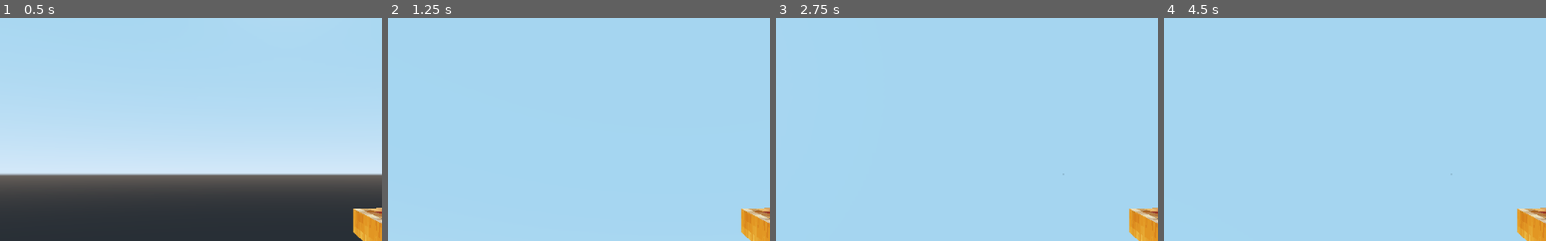
Above: before the commit, frames 1-4 (left to right).
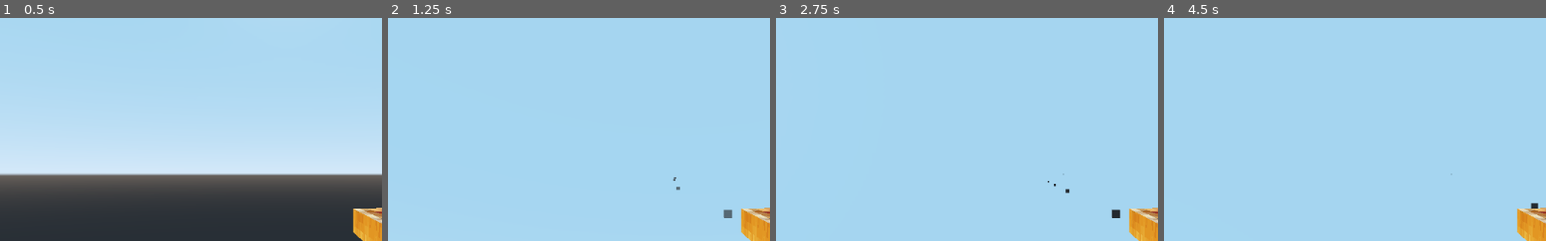
Above: after the commit, the same moments.

Repository: piotr-rudnik/spookt
Game: Godot game, scene res://scenes/main_scene.tscn
The game is run twice, just before and just after one commit, with the same random seed, the same clock (stepped at 60 frames per second) and the same inputs.
Inputs (mouse positions are % of the whole screen's width and height, from its top left):
- Up to frame 1 (0.5 s): no input
- Up to frame 2 (1.25 s): tap Enter at 0.5 s; move the mouse to (72, 45) at 0.52 s; press the mouse at (72, 45) at 0.53 s; hold D (ui_right) from 0.53 s (still down)
- Up to frame 3 (2.75 s): tap Space at 1.25 s; move the mouse to (30, 55) at 1.27 s; release D (ui_right) at 1.28 s; release the mouse at (30, 55) at 1.28 s; hold S (ui_down) 1.28-2.03 s; click (30, 55) at 1.35 s; move the mouse to (60, 28) at 2.02 s; press the mouse at (60, 28) at 2.03 s; hold D (ui_right) from 2.03 s (still down)
- Up to frame 4 (4.5 s): tap Enter at 2.75 s; move the mouse to (45, 70) at 2.77 s; release D (ui_right) at 2.78 s; release the mouse at (45, 70) at 2.78 s; hold W (ui_up) 2.78-3.53 s; click (45, 70) at 2.85 s; tap Space at 3.5 s; move the mouse to (80, 65) at 3.52 s; press the mouse at (80, 65) at 3.53 s; hold A (ui_left) from 3.53 s (still down); move the mouse to (20, 35) at 4.27 s; release the mouse at (20, 35) at 4.28 s; click (20, 35) at 4.35 s
The pictures show only the part of the screen within x 12-62%, y 15-65%; the shares and areas given below are measured in that part.

Frame 1 is identical in both runs. In frame 2, 0.1% of the frame differs, in the area x 74-91%, y 71-90%; in frame 3, 0.1%, in the area x 71-91%, y 73-90%; in frame 4, less than 0.1%.

Commit message:
cleaning

Diff:
--- a/Spatial.gd
+++ /dev/null
@@ -1,16 +0,0 @@
-extends KinematicBody
-
-
-# Declare member variables here. Examples:
-# var a = 2
-# var b = "text"
-
-
-# Called when the node enters the scene tree for the first time.
-func _ready():
-	pass # Replace with function body.
-
-
-# Called every frame. 'delta' is the elapsed time since the previous frame.
-#func _process(delta):
-#	pass
--- a/project.godot
+++ b/project.godot
@@ -79,6 +79,11 @@
 "events": [ Object(InputEventKey,"resource_local_to_scene":false,"resource_name":"","device":0,"alt":false,"shift":false,"control":false,"meta":false,"command":false,"pressed":false,"scancode":81,"unicode":0,"echo":false,"script":null)
  ]
 }
+ui_shoot={
+"deadzone": 0.5,
+"events": [ Object(InputEventMouseButton,"resource_local_to_scene":false,"resource_name":"","device":0,"alt":false,"shift":false,"control":false,"meta":false,"command":false,"button_mask":0,"position":Vector2( 0, 0 ),"global_position":Vector2( 0, 0 ),"factor":1.0,"button_index":1,"pressed":false,"doubleclick":false,"script":null)
+ ]
+}
 
 [rendering]
 
